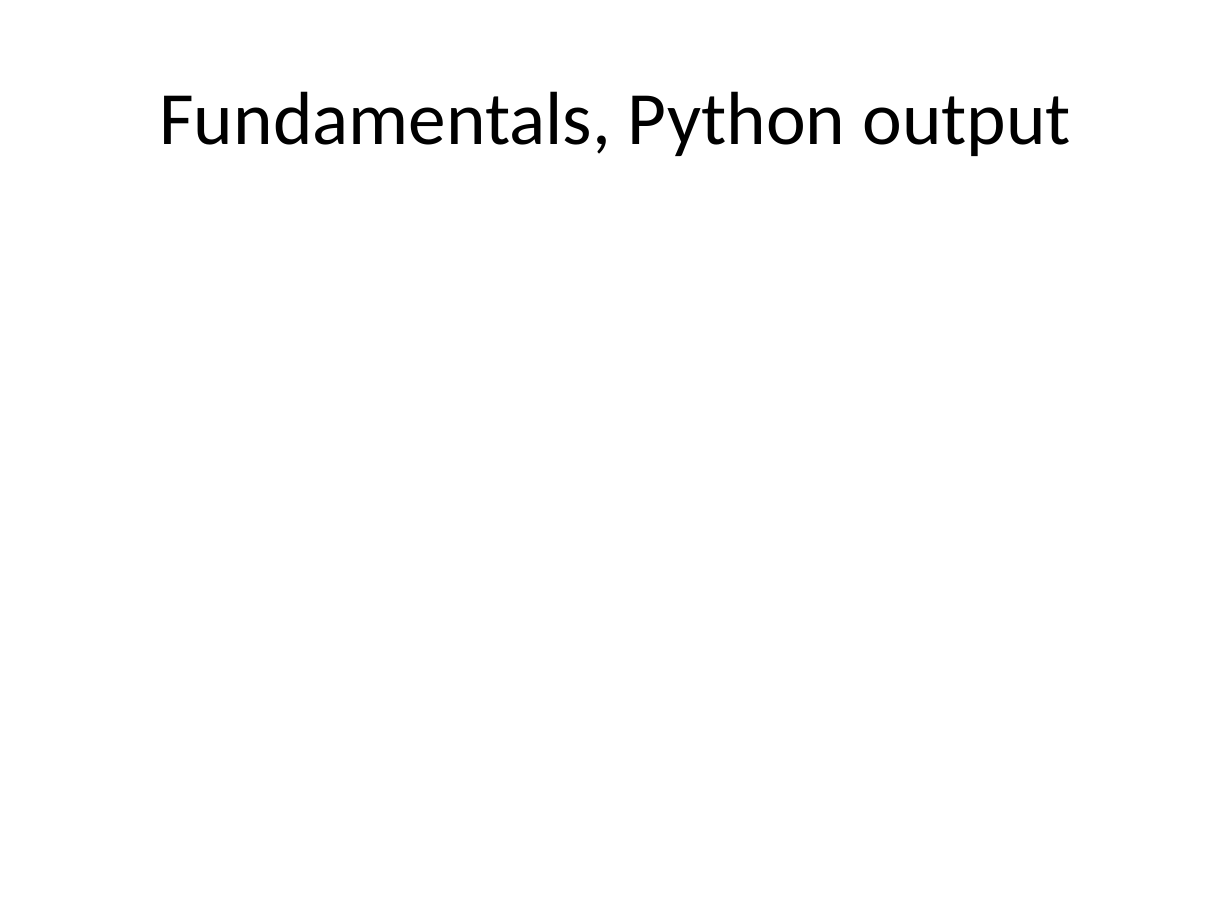
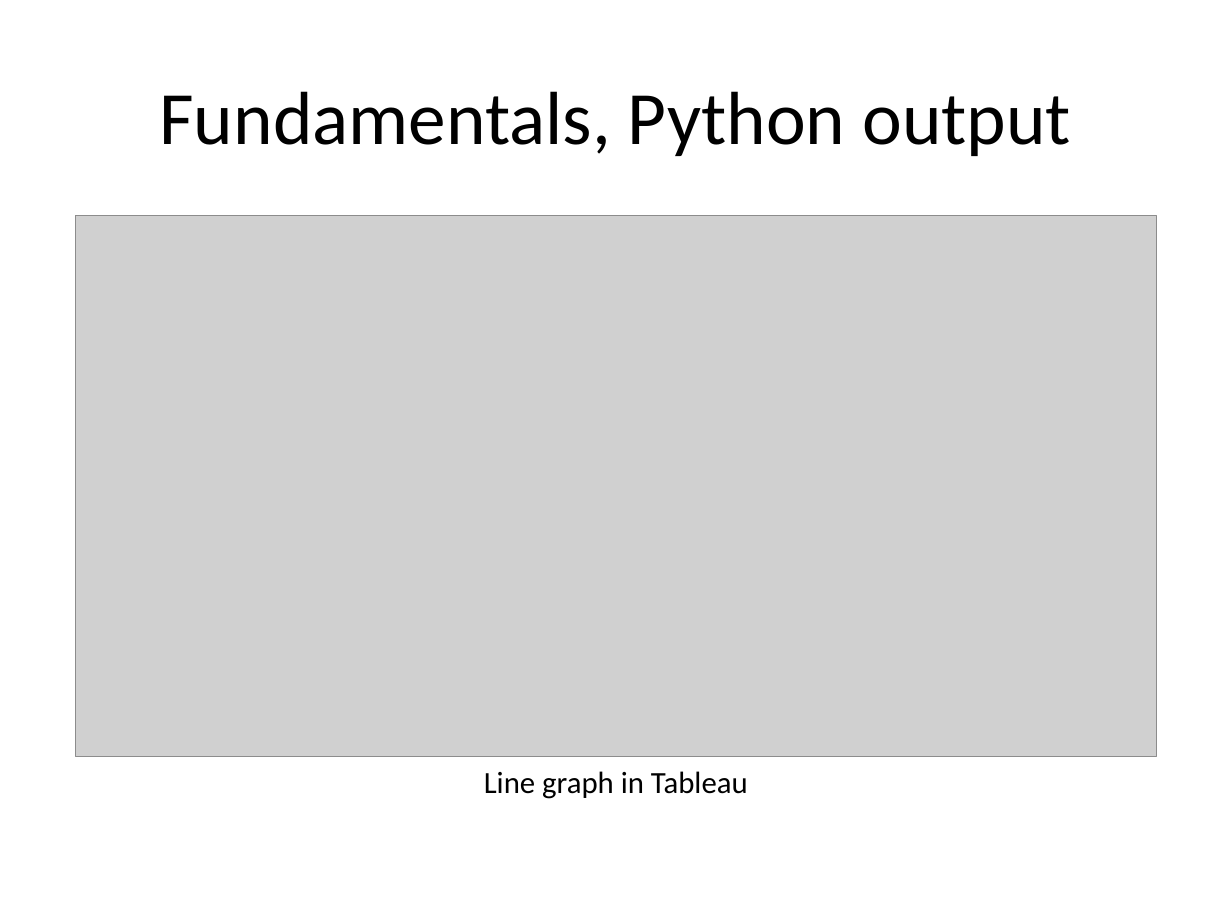
Before and after one commit to pmean/data-visualization, a slide deck: slide 24 of data-viz-03/component/fundamentals.pptx (slide 22 before the commit). Drawn at 1232x924 pixels with LibreOffice and Linux fonts; fonts in the diff are those of the drawing; grey boxes stand for pictures. Boxes give left, top, right and bottom in pixels: in the first picture for what was removed or moved away, otherwise in the second. Text is boxed around its words. In the diff, an @@ line names an element or a change of style, - is before the commit and + after.

```diff
--- a/data-viz-03/component/fundamentals.pptx
+++ b/data-viz-03/component/fundamentals.pptx
@@ picture added at [75,216,1157,756] @@
@@ text added at [484,771,748,799], 18 pt, text #000000 @@
+Line graph in Tableau
```
Also in this commit, not shown: 2 other slides changed, 10 slides added, 1 slide removed, 11 other files.
